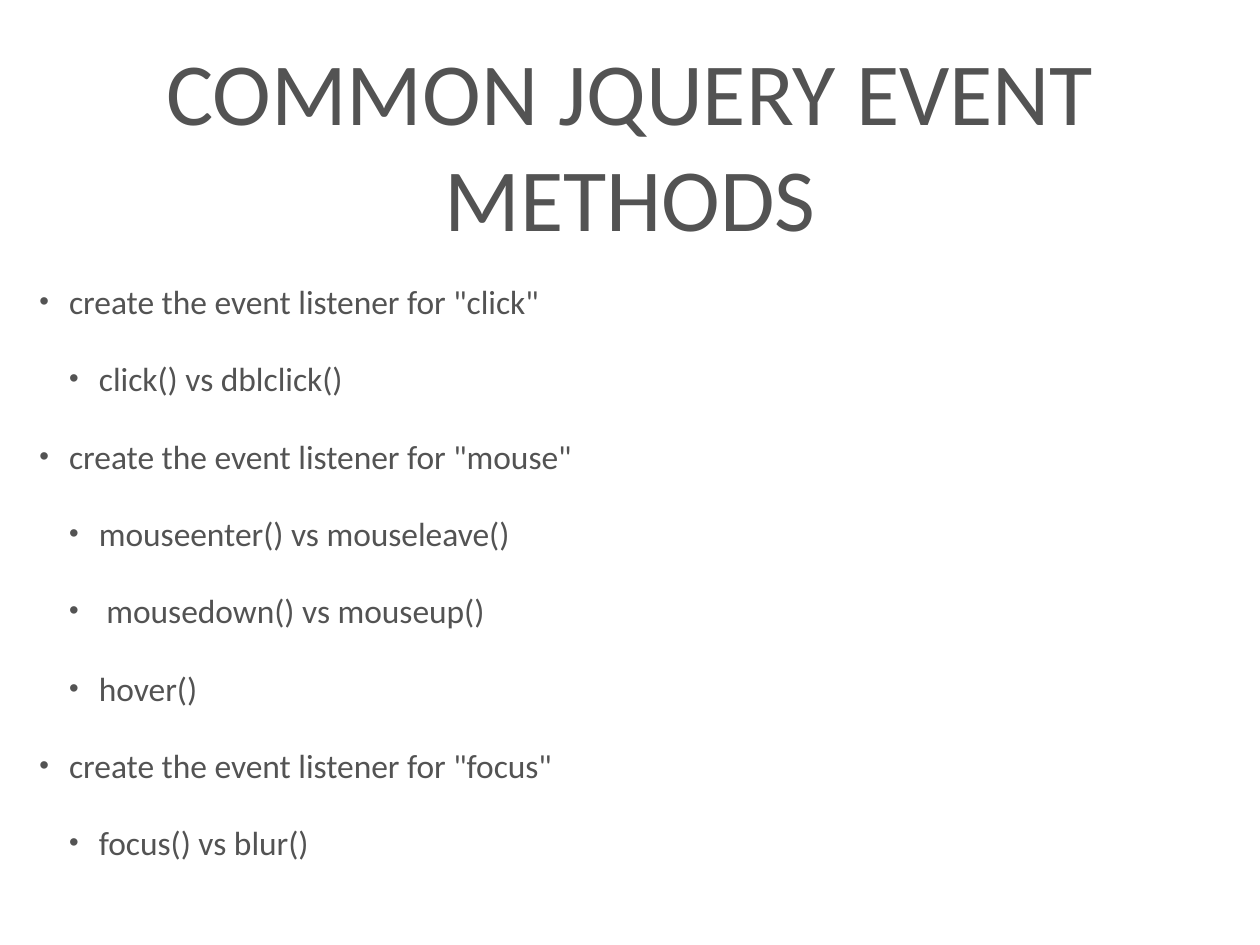
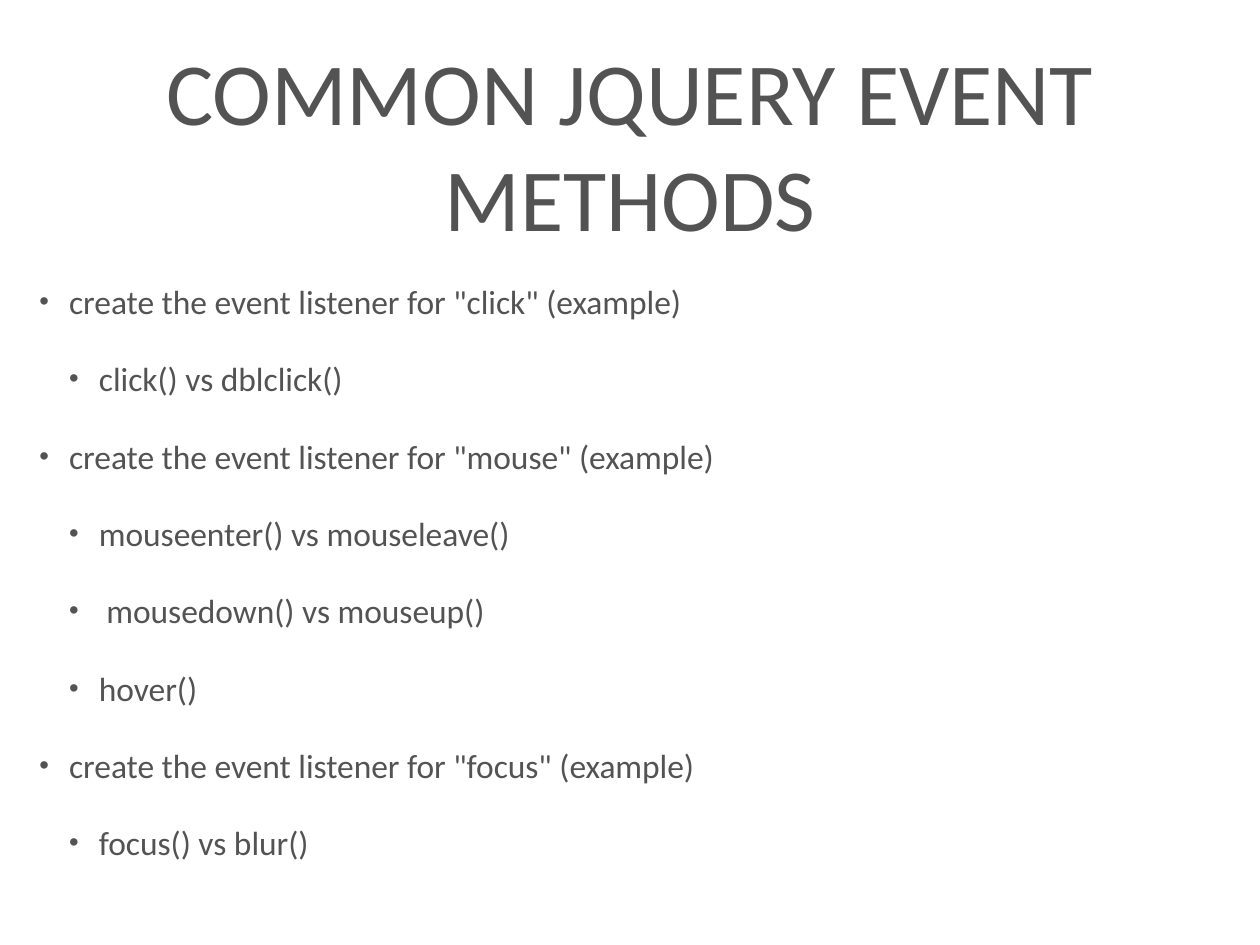
Before and after one commit to kenton-steiner18/Techtasks, a slide deck: slide 33 of presentation/jQuery.pptx. Drawn at 1260x945 pixels with LibreOffice and Linux fonts; fonts in the diff are those of the drawing; background and template pictures are left out. Boxes give left, top, right and bottom in pixels: in the first picture for what was removed or moved away, otherwise in the second. Text is boxed around its words. In the diff, an @@ line names an element or a change of style, - is before the commit and + after.

Commit message:
Add files via upload
minor text fix

```diff
--- a/presentation/jQuery.pptx
+++ b/presentation/jQuery.pptx
@@ text at [69, 290, 681, 320]: text changed @@
-• create the event listener for "click"
+• create the event listener for "click" (example)
@@ text at [69, 444, 714, 475]: text changed @@
-• create the event listener for "mouse"
+• create the event listener for "mouse" (example)
@@ text at [69, 754, 694, 784]: text changed @@
-• create the event listener for "focus"
+• create the event listener for "focus" (example)
```
Also in this commit, not shown: 4 other slides changed.
